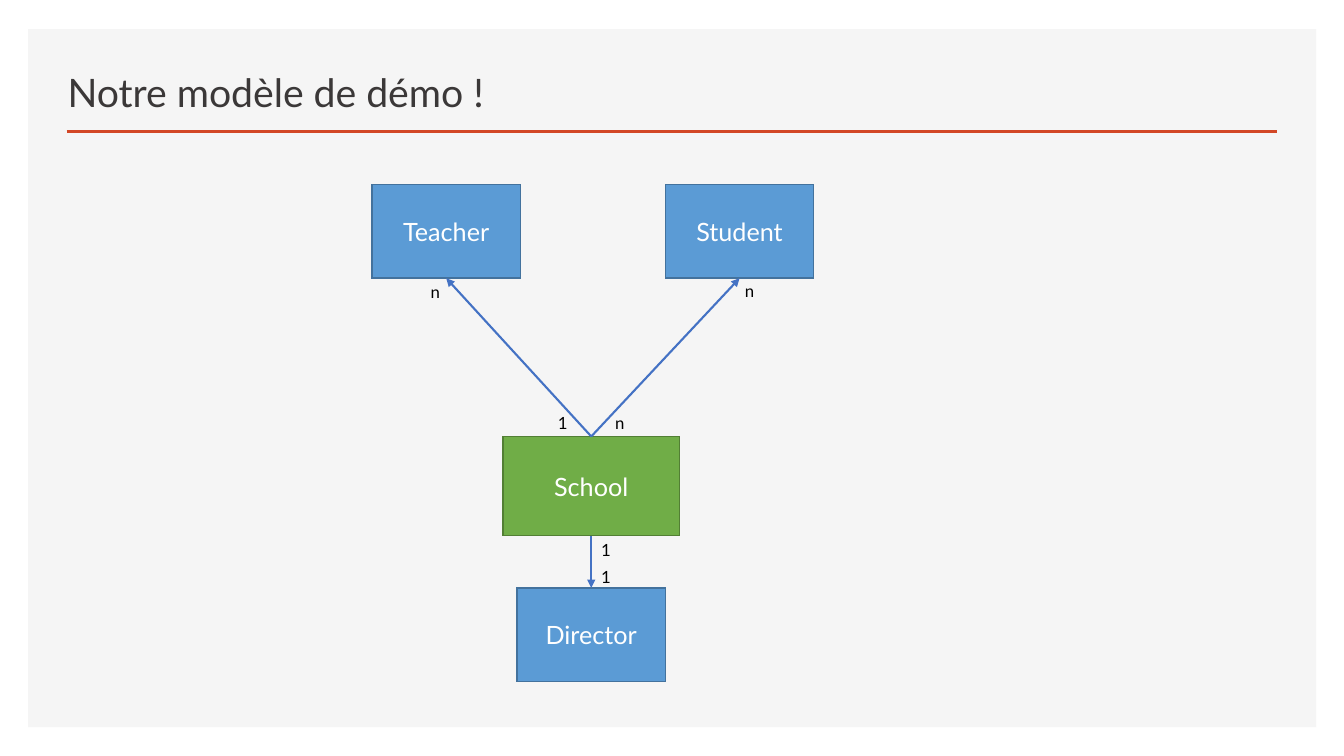
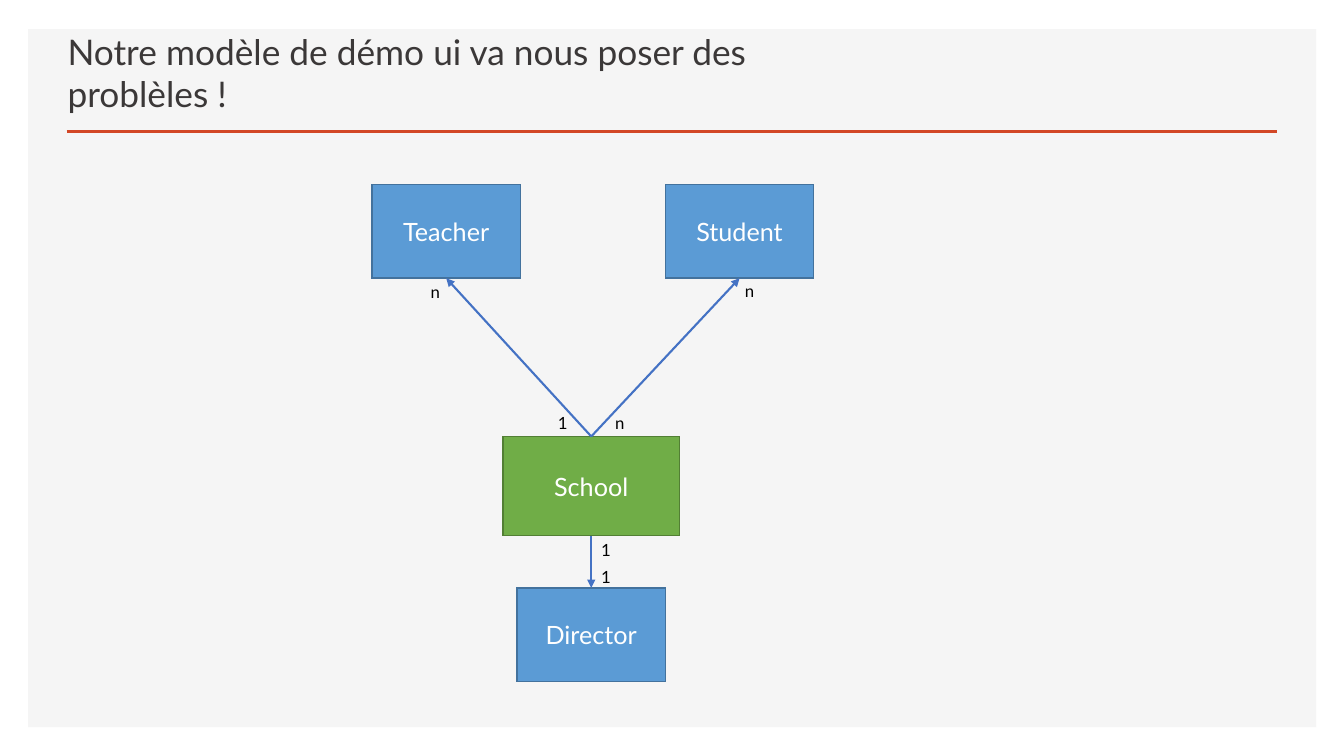
Before and after one commit to sebzuki/hibernate, a slide deck: slide 4 of JPA-HIBERNATE.pptx (slide 3 before the commit). Drawn at 1344x756 pixels with LibreOffice and Linux fonts; fonts in the diff are those of the drawing. Boxes give left, top, right and bottom in pixels: in the first picture for what was removed or moved away, otherwise in the second. Text is boxed around its words. In the diff, an @@ line names an element or a change of style, - is before the commit and + after.

```diff
--- a/JPA-HIBERNATE.pptx
+++ b/JPA-HIBERNATE.pptx
@@ title at [68, 39, 746, 113]: text changed; size 28 to 25.2 pt @@
-Notre modèle de démo !
+Notre modèle de démo ui va nous poser des problèles !
```
Also in this commit, not shown: 9 other slides changed, 1 slide added.
